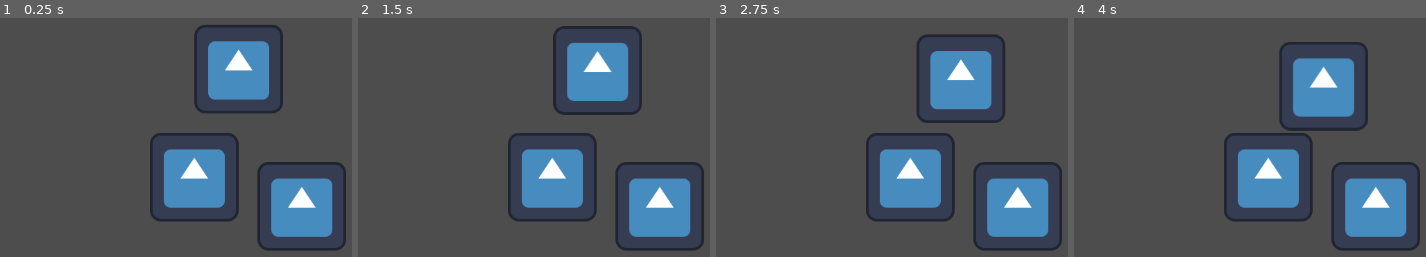
Above: before the commit, frames 1-4 (left to right).
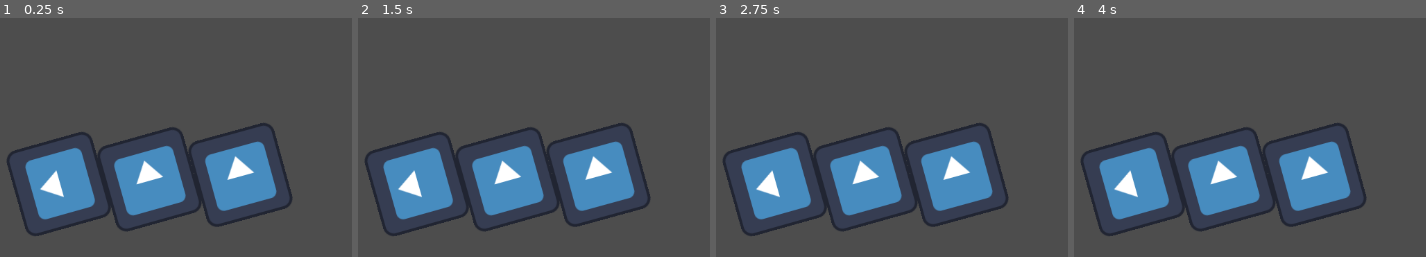
Above: after the commit, the same moments.

Repository: felicaamiko/capstone-p2
Game: Godot game, scene res://arena2.tscn
The game is run twice, just before and just after one commit, with the same random seed, the same clock (stepped at 60 frames per second) and the same inputs. The engine's default icon, where the game draws it, is replaced by a stand-in: a white triangle on a blue panel in a dark square.
Inputs (mouse positions are in pixels of both pictures, inside the frame that each line leads up to):
- Up to frame 1 (0.25 s): no input
- Up to frame 2 (1.5 s): tap Enter at 0.5 s; move the mouse to (551, 178) at 0.52 s; press the mouse at (551, 178) at 0.53 s; tap Space at 1.25 s; move the mouse to (597, 68) at 1.27 s; release the mouse at (597, 68) at 1.28 s; click (597, 68) at 1.35 s
- Up to frame 3 (2.75 s): move the mouse to (1018, 206) at 2.02 s; press the mouse at (1018, 206) at 2.03 s
- Up to frame 4 (4 s): move the mouse to (outside the picture) at 2.77 s; release the mouse at (outside the picture) at 2.78 s; click (outside the picture) at 2.85 s; move the mouse to (outside the picture) at 3.52 s; press the mouse at (outside the picture) at 3.53 s

The runs differ from the first frame. In frame 1, 27% of the frame differs, in the area x 1-99%, y 2-98%; in frame 2, 27%; in frame 3, 27%, in the area x 1-99%, y 6-98%; in frame 4, 27%.

Commit message:
click follow

Diff:
--- a/arena2.tscn
+++ b/arena2.tscn
@@ -8,10 +8,9 @@
 [node name="RigidBody2D" parent="." instance=ExtResource("1_qjk2o")]
 
 [node name="RigidBody2D2" parent="." instance=ExtResource("1_qjk2o")]
-position = Vector2(657, 117)
-mass = 10.0
+mass = 0.01
 
 [node name="RigidBody2D3" parent="." instance=ExtResource("1_qjk2o")]
-position = Vector2(748, 315)
+can_sleep = false
 
 [node name="StaticBody2D" parent="." instance=ExtResource("2_tmxee")]
--- a/rigid_body_2d.gd
+++ b/rigid_body_2d.gd
@@ -10,13 +10,22 @@
 var sensitivity = 500
 var horizdir = 1 #returns 1 if headed right, -1 if headed left
 var vertdir = 1 #returns 1 if headed up, -1 if headed down
-
+var clicked = false
 var untilsixty = 0
 
 func _ready():
 	pass
 
+#get mouse position vs get global mouse pos
+
+#func _integrate_forces(state: PhysicsDirectBodyState2D):  #can go to sleep
+	#print(get_viewport().get_mouse_position())
+	#if (isHovered and clicked):
+		#state.transform.origin = get_viewport().get_mouse_position()
+
+
 func _physics_process(delta):
+	clicked = Input.is_action_pressed("click")
 	if lastvector.x < 0:
 		horizdir = -1
 	else:
@@ -25,30 +34,20 @@
 	if lastvector.y < 0:
 		vertdir = -1
 	else: vertdir = 1
+
 	prevmousepos = mousepos
 	mousepos = get_global_mouse_position()
 	lastvector = (mousepos-prevmousepos)
-	#print_debug(lastvector.x)
 	sqrtsenslastvector = Vector2(sqrt(abs(lastvector.x)) * horizdir, sqrt(abs(lastvector.y)) * vertdir) * sensitivity
-	if (isHovered and Input.is_action_pressed("click") and firstframe == true):#held down first frame
+	if (isHovered and Input.is_action_pressed("click")):#held down first frame
 		apply_force(sqrtsenslastvector, Vector2(0,0))
-		print_debug(transform.get_rotation())#rotation is in radians
-		#apply_impulse(lastvector, position)
-		untilsixty += 1
-		#if (untilsixty > 60):
-			#firstframe = false
-			#untilsixty = 0
-	else:
-		if (not firstframe):
-			#linear_velocity = lastvector"linear_damp_mode"
-			if (lastvector == Vector2(0,0)):
-				firstframe = true
-		#pass
 
 func _on_area_2d_mouse_entered():
-	print_debug("entered")
+	#print_debug("entered")
 	isHovered = true
 
+	#apply_force(Vector2(0, 0), position)
+
 func _on_area_2d_mouse_exited():
-	print_debug("exited")
+	#print_debug("exited")
 	isHovered = false
